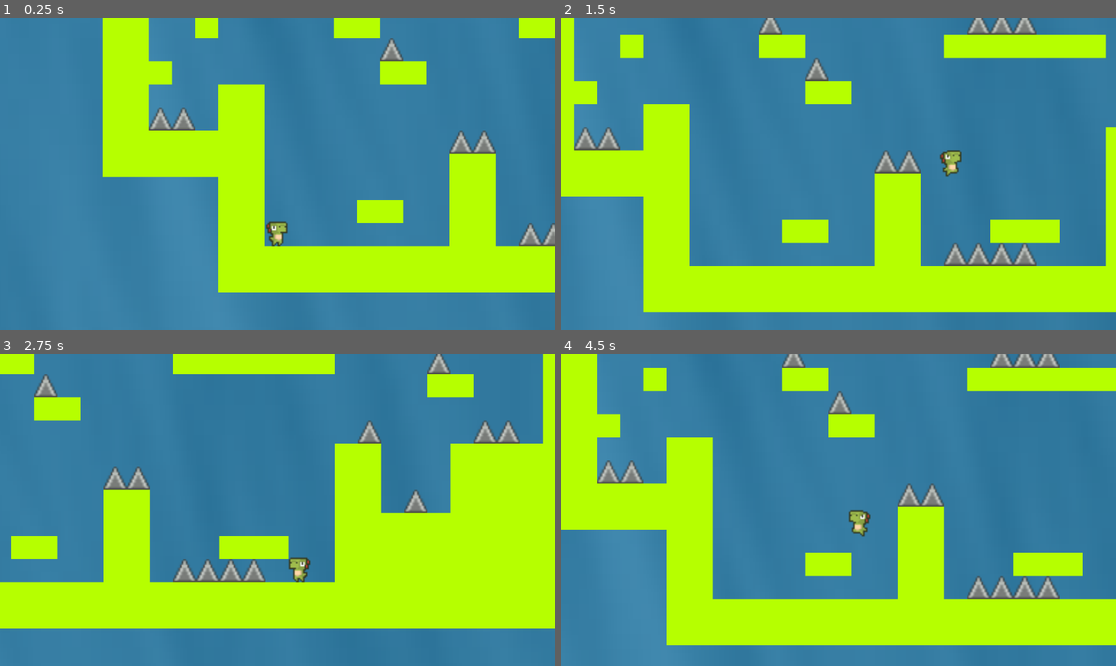
Above: before the commit, frames 1-4 (two rows, left to right).
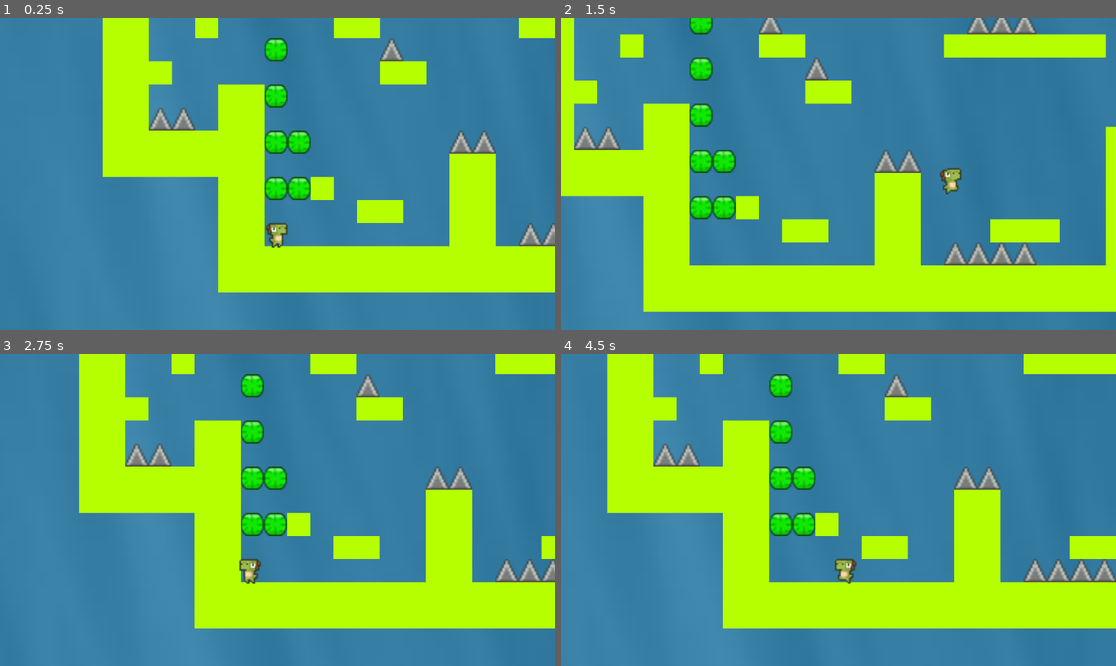
Above: after the commit, the same moments.

Repository: GeX38/godot_proj
Game: Godot game, scene res://scenes/main.tscn
Same seed, same stepped clock (60 frames per second), same inputs: the game is played once before the commit and once after it.
Inputs:
- Up to frame 1 (0.25 s): no input
- Up to frame 2 (1.5 s): tap Enter at 0.5 s; hold D (move_right) from 0.53 s (still down); tap Space (jump) at 0.77 s
- Up to frame 3 (2.75 s): tap Space (jump) at 1.52 s; release D (move_right) at 2.03 s; hold A (move_left) from 2.03 s (still down)
- Up to frame 4 (4.5 s): release A (move_left) at 2.78 s; hold D (move_right) 2.78-4.28 s; tap Space (jump) at 3.02, 3.77 s; hold A (move_left) from 4.28 s (still down)

The runs differ from the first frame. In frame 1, 2.2% of the frame differs, in the area x 47-61%, y 6-74%; in frame 2, 3.7%; in frame 3, 40%; in frame 4, 42%, in the area x 0-100%, y 0-94%.

Commit message:
adding disappearing blocks

Diff:
--- a/scenes/levels/level_1.tscn
+++ b/scenes/levels/level_1.tscn
@@ -1,11 +1,13 @@
-[gd_scene load_steps=12 format=3 uid="uid://d2y48sjjtg574"]
+[gd_scene load_steps=15 format=3 uid="uid://d2y48sjjtg574"]
 
 [ext_resource type="Script" path="res://scripts/world/level.gd" id="1_lwx8k"]
 [ext_resource type="Texture2D" uid="uid://unao3x5cmwnc" path="res://assets/backgrounds/background_layer_1.png" id="1_n1260"]
 [ext_resource type="Texture2D" uid="uid://dtmub8as3xubr" path="res://assets/tilesets/tileset.png" id="3_jrh4k"]
 [ext_resource type="PackedScene" uid="uid://wtp2tyclc3rh" path="res://scenes/player.tscn" id="4_a7p48"]
 [ext_resource type="Texture2D" uid="uid://bfvnvhgvnokun" path="res://assets/tilesets/spike.png" id="4_fks5u"]
+[ext_resource type="Texture2D" uid="uid://cunqesxj5qnup" path="res://assets/tilesets/destroyable_16.png" id="5_1utk6"]
 [ext_resource type="AudioStream" uid="uid://0kolrmfajyu4" path="res://sounds/ambient.wav" id="5_3xawy"]
+[ext_resource type="Script" path="res://scripts/world/disappearing_blocks.gd" id="6_0cnef"]
 
 [sub_resource type="PhysicsMaterial" id="PhysicsMaterial_eyvgx"]
 
@@ -19,6 +21,12 @@
 0:0/0 = 0
 0:0/0/physics_layer_1/polygon_0/points = PackedVector2Array(-0.972272, -8, -8, 5.14862, -8, 8, 8, 8, 8.30851, 8.19802, 8, 5.10443, 0.928078, -8, -0.928078, -8)
 
+[sub_resource type="TileSetAtlasSource" id="TileSetAtlasSource_5w6dx"]
+texture = ExtResource("5_1utk6")
+0:0/0 = 0
+0:0/0/physics_layer_0/polygon_0/points = PackedVector2Array(-8, -8, 8, -8, 8, 8, -8, 8)
+0:0/0/physics_layer_1/polygon_0/points = PackedVector2Array(-8, -8, 8, -8, 8, 8, -8, 8)
+
 [sub_resource type="TileSet" id="TileSet_j08qm"]
 physics_layer_0/collision_layer = 1
 physics_layer_1/collision_layer = 2
@@ -26,6 +34,7 @@
 physics_layer_1/physics_material = SubResource("PhysicsMaterial_eyvgx")
 sources/1 = SubResource("TileSetAtlasSource_1empq")
 sources/2 = SubResource("TileSetAtlasSource_laqky")
+sources/3 = SubResource("TileSetAtlasSource_5w6dx")
 
 [sub_resource type="RectangleShape2D" id="RectangleShape2D_hhy58"]
 size = Vector2(20, 10.6168)
@@ -42,7 +51,8 @@
 tile_set = SubResource("TileSet_j08qm")
 collision_animatable = true
 format = 2
-layer_0/tile_data = PackedInt32Array(65536, 1, 0, 131072, 1, …(2873 unchanged characters)… 393218, 2, 0, 262146, 1, 0, 131076, 1, 0)
+layer_0/tile_data = PackedInt32Array(65536, 1, 0, 131072, 1, …(2873 unchanged characters)… 393218, 2, 0, 262146, 1, 0, 131076, 1, 0, 589831, 3, 0, 589832, 3, 0, 458759, 3, 0, 458760, 3, 0, 589833, 1, 0, 327687, 3, 0, 196615, 3, 0, 65543, 3, 0)
+script = ExtResource("6_0cnef")
 
 [node name="Player" parent="TileMap" instance=ExtResource("4_a7p48")]
 position = Vector2(121, 183)
--- a/scenes/player.tscn
+++ b/scenes/player.tscn
@@ -2,9 +2,6 @@
 
 [ext_resource type="Script" path="res://scripts/player/player.gd" id="1_ugjnd"]
 [ext_resource type="Texture2D" uid="uid://d0hpfdex2wbl0" path="res://assets/characters/player_spritesheet.png" id="2_t3deu"]
-
-[sub_resource type="RectangleShape2D" id="RectangleShape2D_ftcie"]
-size = Vector2(13, 17)
 
 [sub_resource type="AtlasTexture" id="AtlasTexture_owj8x"]
 atlas = ExtResource("2_t3deu")
@@ -73,6 +70,9 @@
 "speed": 5.0
 }]
 
+[sub_resource type="RectangleShape2D" id="RectangleShape2D_8ytbn"]
+size = Vector2(12, 15)
+
 [node name="Player" type="CharacterBody2D"]
 script = ExtResource("1_ugjnd")
 
@@ -80,10 +80,6 @@
 visible = false
 texture = ExtResource("2_t3deu")
 hframes = 30
-
-[node name="CollisionShape2D" type="CollisionShape2D" parent="."]
-position = Vector2(-0.5, 0.5)
-shape = SubResource("RectangleShape2D_ftcie")
 
 [node name="AnimatedSprite2D" type="AnimatedSprite2D" parent="."]
 scale = Vector2(0.983724, 1)
@@ -98,3 +94,7 @@
 position_smoothing_enabled = true
 position_smoothing_speed = 2.0
 editor_draw_limits = true
+
+[node name="CollisionShape2D" type="CollisionShape2D" parent="."]
+position = Vector2(0, 0.5)
+shape = SubResource("RectangleShape2D_8ytbn")
--- a/scripts/player/player.gd
+++ b/scripts/player/player.gd
@@ -5,6 +5,8 @@
 const JUMP_FORCE = -400
 const GRAVITY = 800
 const TILE_ID_SPIKE = 2
+const TILE_ID_DISAPPEARING = 3
+var processed_blocks = []
 
 @onready var animated_sprite = $AnimatedSprite2D
 @onready var tile_map = get_parent()
@@ -43,6 +45,7 @@
 		animated_sprite.play("Idle")
 
 	check_for_spikes()
+	check_for_disappearing_blocks()
 
 
 func check_for_spikes():
@@ -53,3 +56,21 @@
 
 	if tile_id == TILE_ID_SPIKE:
 		die()
+
+func check_for_disappearing_blocks():
+	# Получаем координаты игрока в пространстве TileMap
+	var tile_position = tile_map.local_to_map(global_position)
+	tile_position.y += 1
+	# Проверяем, является ли текущий тайл исчезающим
+	var tile_id = tile_map.get_cell_source_id(0, tile_position)
+	if tile_id == TILE_ID_DISAPPEARING:
+		if not processed_blocks.has(tile_position):
+			tile_map.trigger_disappearing_block(Vector2i(tile_position))
+			processed_blocks.append(tile_position)
+			print("down")
+	tile_position.y += -2
+	tile_id = tile_map.get_cell_source_id(0, tile_position)
+	if velocity.y < 0 && tile_id == TILE_ID_DISAPPEARING:
+			tile_map.trigger_disappearing_block(Vector2i(tile_position))
+			processed_blocks.append(tile_position)
+			print("up")
--- /dev/null
+++ b/scripts/world/disappearing_blocks.gd
@@ -0,0 +1,36 @@
+extends TileMap
+
+# Константы
+const TILE_ID_DISAPPEAR = 3  # ID исчезающих блоков
+const DISAPPEAR_DELAY = 3.0  # Задержка в секундах перед исчезновением
+
+# Таймеры для управления блоками
+var disappearing_blocks = []
+
+func _ready():
+	# Вызываем проверку каждые 0.1 секунды
+	set_process(true)
+
+func _process(delta):
+	# Массив для хранения индексов блоков, которые нужно удалить
+	var to_remove = []
+
+	# Обновляем таймеры блоков
+	for i in range(disappearing_blocks.size()):
+		var block = disappearing_blocks[i]
+		block.time -= delta
+		if block.time <= 0:
+			# Убираем тайл, когда время истекло
+			set_cell(0, block.position, -1)  # Убираем тайл с карты
+			to_remove.append(i)  # Добавляем индекс на удаление
+
+	# Удаляем блоки после завершения цикла
+	for index in range(to_remove.size() - 1, -1, -1):  # Итерация в обратном порядке
+		disappearing_blocks.remove_at(to_remove[index])
+
+func trigger_disappearing_block(position: Vector2i):
+	# Добавляем блок в очередь на исчезновение
+	disappearing_blocks.append({
+		"position": position,
+		"time": DISAPPEAR_DELAY
+	})
Binary file added: assets/tilesets/destroyable.png
Not shown, added: assets/tilesets/destroyable.png.import
Binary file added: assets/tilesets/destroyable_16.png
Not shown, added: assets/tilesets/destroyable_16.png.import
